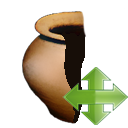
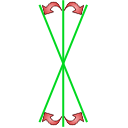
Layered file, before and after one edit (128px x 128px). Changes by layer:
added layer "Layer 23" above "Layer 22" over [41, 1, 85, 126]
added layer "Layer 22" above "Layer 11" over [41, 1, 85, 126]
hid "Layer 21" over [62, 67, 128, 125]
hid "Layer 18 copy 3" over [22, 8, 125, 124]
added layer "Shape 1 copy 2" above "Shape 1 copy" over [38, 4, 88, 123]
added layer "Shape 1 copy" above "Shape 1" over [38, 4, 88, 123]
showed "Shape 1" over [62, 0, 65, 127]
